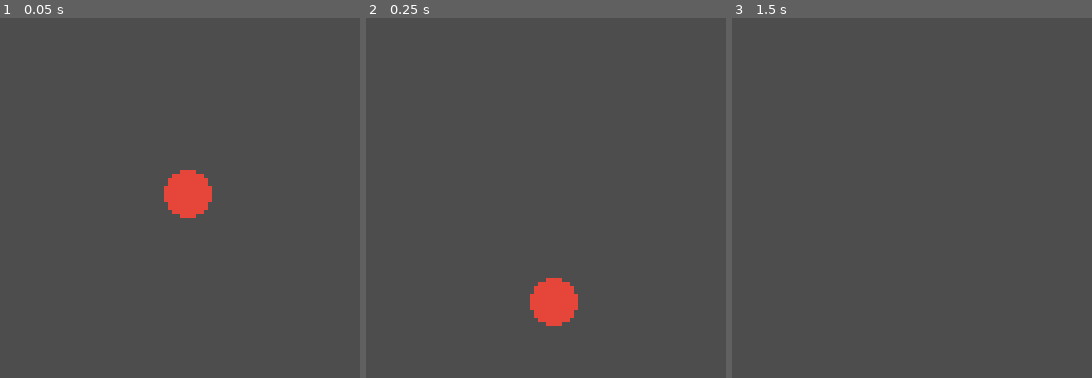
Above: before the commit, frames 1-3 (left to right).
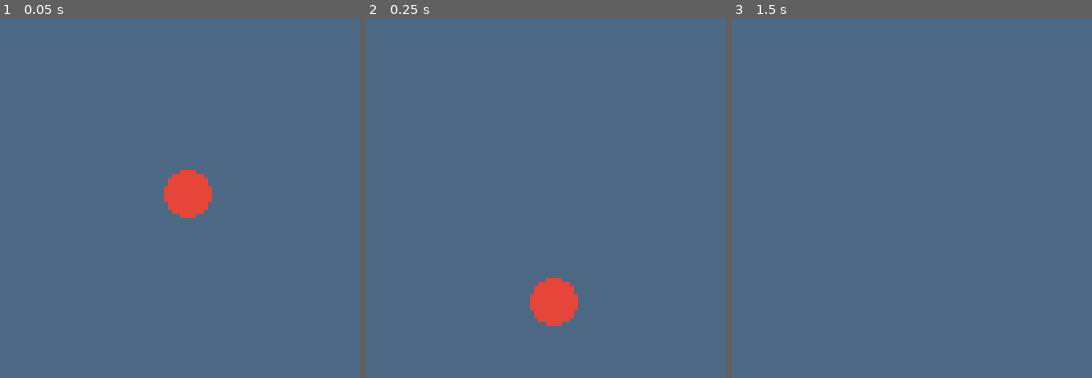
Above: after the commit, the same moments.

Repository: songbirdgamedev/20-second-game-jam-2025
Game: Godot game, scene res://scenes/game.tscn
Two runs of this game, one before a commit and one after it. Both use one fixed random seed, a clock stepped at 60 frames per second and the inputs below.
Inputs:
- Up to frame 1 (0.05 s): no input
- Up to frame 2 (0.25 s): no input
- Up to frame 3 (1.5 s): tap Enter at 1.25 s

The runs differ from the first frame. In frame 1, 99% of the frame differs, in the area x 0-100%, y 0-100%; in frame 2, 99%; in frame 3, 100%.

Commit message:
Add background

Diff:
--- a/scenes/game.tscn
+++ b/scenes/game.tscn
@@ -1,8 +1,16 @@
-[gd_scene load_steps=2 format=3 uid="uid://bau6yxsumbp8u"]
+[gd_scene load_steps=3 format=3 uid="uid://bau6yxsumbp8u"]
 
 [ext_resource type="PackedScene" uid="uid://st83ble0n8b7" path="res://scenes/ball.tscn" id="1_uwrxv"]
 
+[sub_resource type="StyleBoxFlat" id="StyleBoxFlat_uwrxv"]
+bg_color = Color(0.29803923, 0.40784314, 0.52156866, 1)
+
 [node name="Game" type="Node2D"]
+
+[node name="Background" type="Panel" parent="."]
+offset_right = 90.0
+offset_bottom = 90.0
+theme_override_styles/panel = SubResource("StyleBoxFlat_uwrxv")
 
 [node name="Ball" parent="." instance=ExtResource("1_uwrxv")]
 position = Vector2(47, 43)
